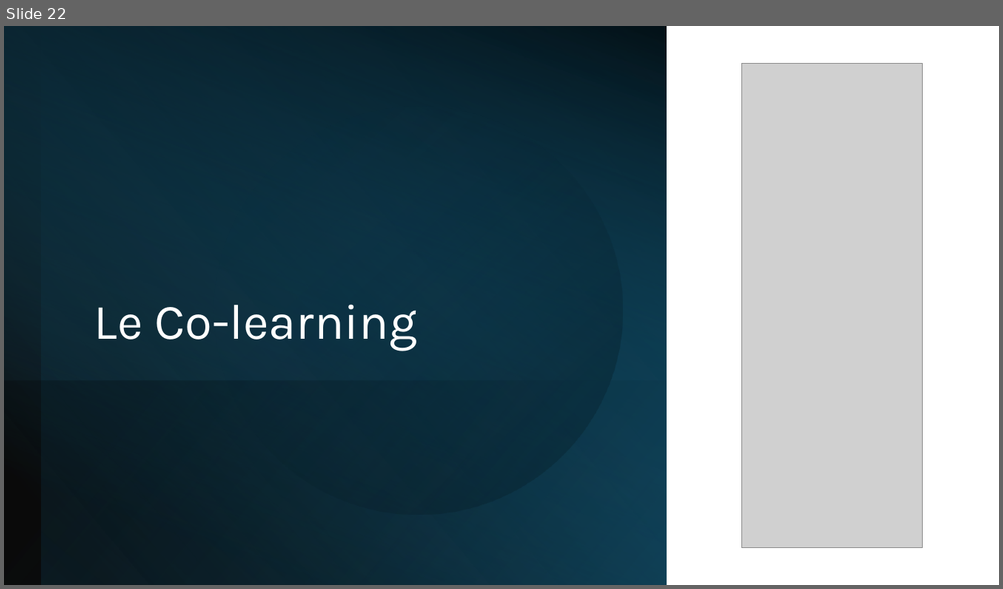
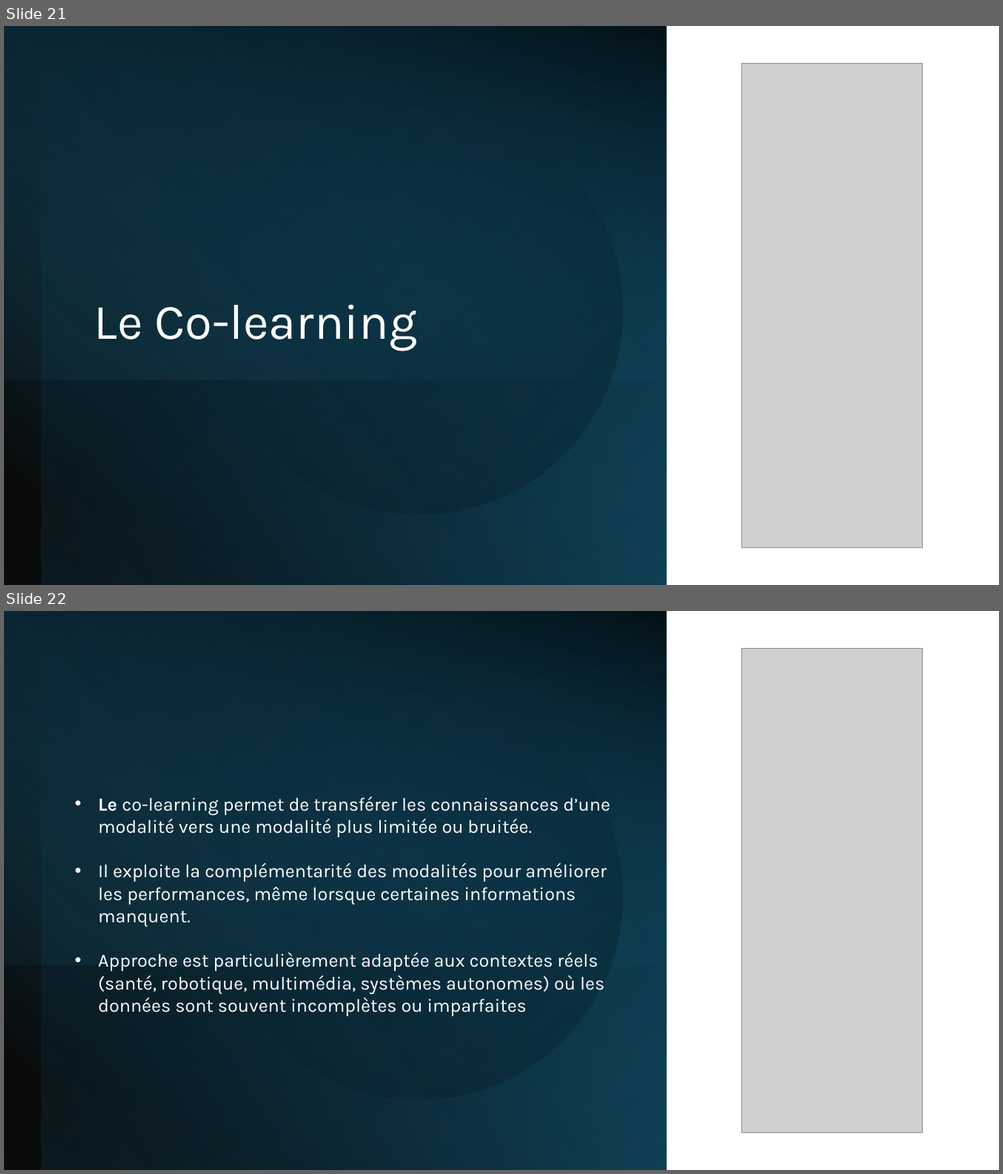
Before and after one commit to IzowRM/Stage-Cetic, a slide deck: Doc Slide/Slide Jeudi 11_09.pptx. Shown one above the other, each under a label of ours: slide 22 before the commit, slides 21 and 22 after it. The pictures are 1003x589 and 1003x1174 pixels, drawn with LibreOffice and Linux fonts; fonts in the diff are those of the drawing; grey boxes stand for pictures. Boxes give left, top, right and bottom in pixels: in the first picture for what was removed or moved away, otherwise in the second. Text is boxed around its words. In the diff, an @@ line names an element or a change of style, - is before the commit and + after.

```diff
--- a/Doc Slide/Slide Jeudi 11_09.pptx
+++ b/Doc Slide/Slide Jeudi 11_09.pptx
@@ slide 22 added at <box>4,611,999,1170</box>, background #FFFFFF @@
@@ rectangle added at <box>4,611,666,1170</box>, fill gradient #000000 to #156082 @@
@@ rectangle added at <box>4,611,666,1170</box>, fill gradient #156082 to #000000 @@
@@ rectangle added at <box>41,611,666,1170</box>, fill gradient #156082 to #0B3041 to #000000 @@
@@ ellipse added at <box>174,652,661,1139</box>, fill gradient #104862 to #000000 @@
@@ picture added at <box>742,648,923,1133</box> @@
@@ text added at <box>98,797,610,1017</box>, 18 pt, text #FFFFFF @@
+• Le co-learning permet de transférer les connaissances d’une modalité vers une modalité plus limitée ou bruitée.
+• Il exploite la complémentarité des modalités pour améliorer les performances, même lorsque certaines informations manquent.
+• Approche est particulièrement adaptée aux contextes réels (santé, robotique, multimédia, systèmes autonomes) où les données sont souvent incomplètes ou imparfaites
@@ rectangle added at <box>4,966,666,1170</box>, fill gradient #104862 to #000000 @@
@@ what was slide 22 is now slide 21 @@
```
Also in this commit, not shown: 9 slides changed, 3 slides removed, 10 other files.
